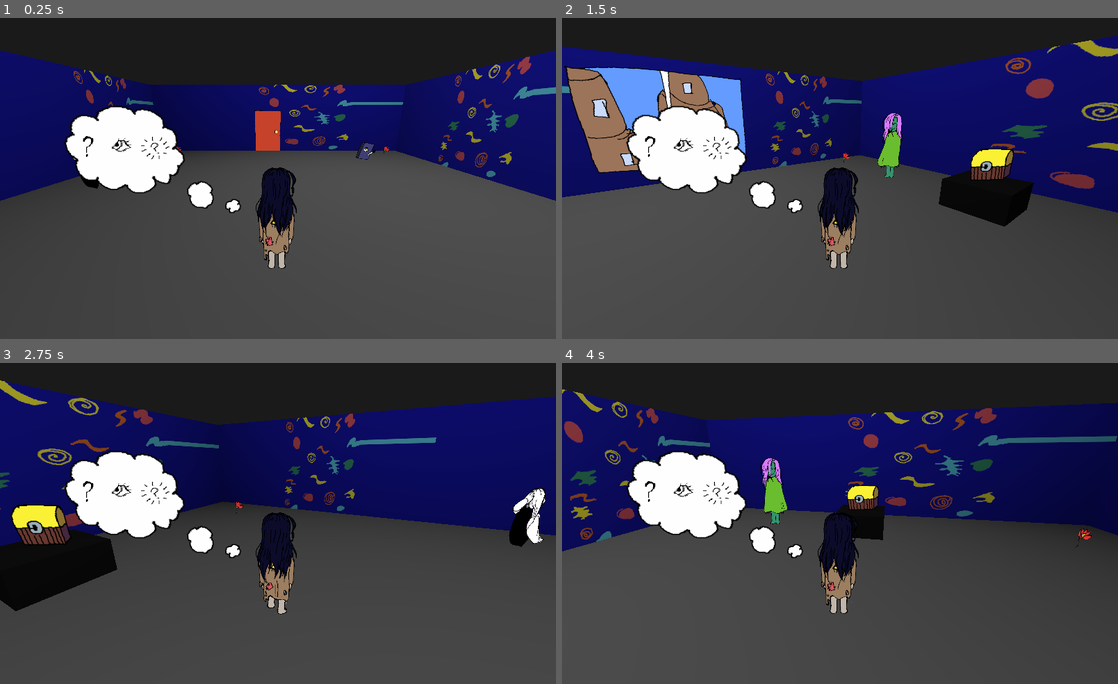
Above: before the commit, frames 1-4 (two rows, left to right).
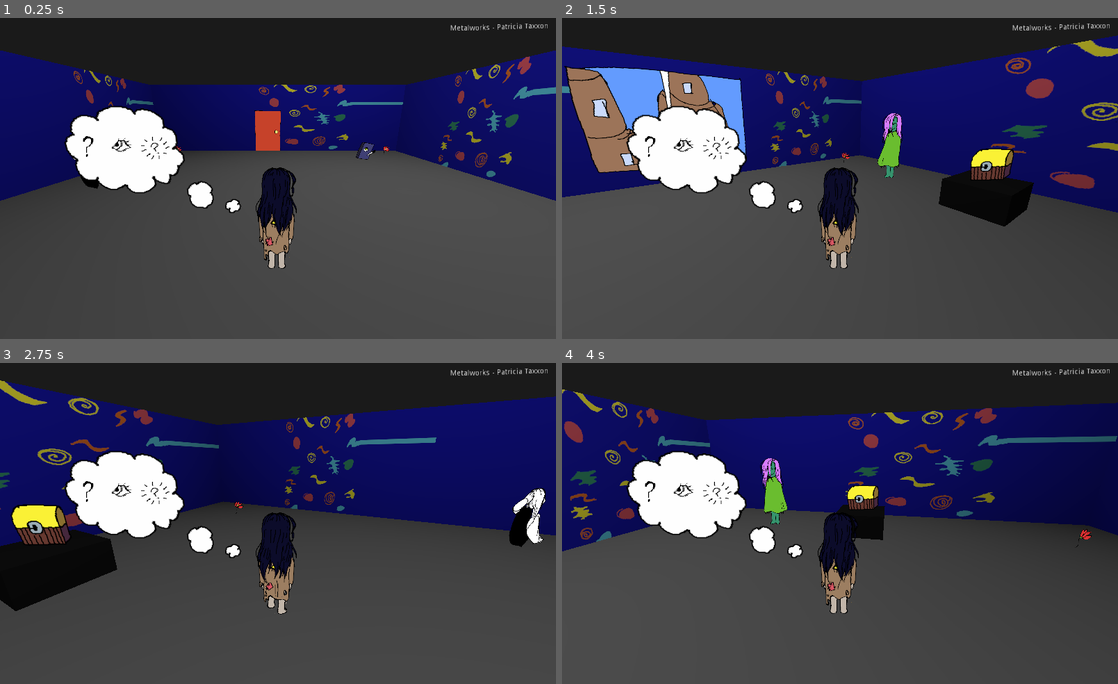
Above: after the commit, the same moments.

Repository: lmsonic/ArtGame
Game: Godot game, scene res://scenes/main/Main.tscn
Same seed, same stepped clock (60 frames per second), same inputs: the game is played once before the commit and once after it.
Inputs (mouse positions are in pixels of both pictures, inside the frame that each line leads up to):
- Up to frame 1 (0.25 s): no input
- Up to frame 2 (1.5 s): tap Enter at 0.5 s; move the mouse to (962, 159) at 0.52 s; press the mouse at (962, 159) at 0.53 s; hold Right (ui_right) 0.53-1.25 s; tap Space (ui_select) at 0.77 s; release the mouse at (962, 159) at 1.25 s; drag from (728, 191) to (812, 242) at 1.27 s
- Up to frame 3 (2.75 s): tap Space (ui_select) at 2 s; move the mouse to (333, 449) at 2.02 s; press the mouse at (333, 449) at 2.03 s; hold Right (ui_right) from 2.03 s (still down)
- Up to frame 4 (4 s): release Right (ui_right) at 2.75 s; release the mouse at (895, 449) at 2.75 s; drag from (812, 587) to (673, 472) at 2.77 s; tap Enter at 3.5 s; move the mouse to (1006, 571) at 3.52 s; press the mouse at (1006, 571) at 3.53 s; hold Left (ui_left) from 3.53 s (still down); tap Space (ui_select) at 3.77 s

The runs differ from the first frame. In frame 1, 0.1% of the frame differs, in the area x 31-99%, y 1-42%; in frame 2, 0.1%; in frame 3, 0.1%; in frame 4, 0.2%, in the area x 81-99%, y 1-55%.

Commit message:
added music

Diff:
--- a/scenes/main/Main.tscn
+++ b/scenes/main/Main.tscn
@@ -6,6 +6,7 @@
 [ext_resource path="res://scenes/characters/Mad.tscn" type="PackedScene" id=4]
 [ext_resource path="res://assets/characters/npc/npccrouch.png" type="Texture" id=5]
 [ext_resource path="res://scenes/main/Window.gd" type="Script" id=6]
+[ext_resource path="res://assets/Patricia Taxxon - Metalworks.ogg" type="AudioStream" id=7]
 [ext_resource path="res://assets/objects/flower.png" type="Texture" id=9]
 [ext_resource path="res://assets/objects/flower2.png" type="Texture" id=10]
 [ext_resource path="res://assets/objects/window 2.png" type="Texture" id=11]
@@ -64,21 +65,21 @@
 "name": "3",
 "speed": 5.0
 }, {
+"frames": [ ExtResource( 14 ) ],
+"loop": true,
+"name": "2",
+"speed": 5.0
+}, {
 "frames": [ ExtResource( 17 ) ],
 "loop": true,
 "name": "5",
-"speed": 5.0
-}, {
-"frames": [ ExtResource( 14 ) ],
-"loop": true,
-"name": "2",
 "speed": 5.0
 } ]
 
 [sub_resource type="SpatialMaterial" id=6]
 albedo_color = Color( 0, 0, 0, 1 )
 
-[sub_resource type="CapsuleShape" id=8]
+[sub_resource type="CapsuleShape" id=7]
 radius = 0.769674
 height = 0.002
 
@@ -234,4 +235,23 @@
 
 [node name="CollisionShape" type="CollisionShape" parent="Characters/AnimatedSprite3D/StaticBody"]
 transform = Transform( 1, 0, 0, 0, 1.327, 0, 0, 0, 1, 0, 0, 0 )
-shape = SubResource( 8 )
+shape = SubResource( 7 )
+
+[node name="AudioStreamPlayer" type="AudioStreamPlayer" parent="."]
+stream = ExtResource( 7 )
+volume_db = -10.0
+autoplay = true
+
+[node name="RichTextLabel" type="RichTextLabel" parent="."]
+margin_left = 829.0
+margin_top = 3.0
+margin_right = 1040.0
+margin_bottom = 51.0
+bbcode_enabled = true
+bbcode_text = "
+[wave]Metalworks - Patricia Taxxon[/wave]"
+text = "
+Metalworks - Patricia Taxxon"
+__meta__ = {
+"_edit_use_anchors_": false
+}
Not shown: 2 places in scenes/main/Main.tscn that only renumber resources
Not shown, added: assets/Patricia Taxxon - Metalworks.mp3
Not shown, added: assets/Patricia Taxxon - Metalworks.ogg
